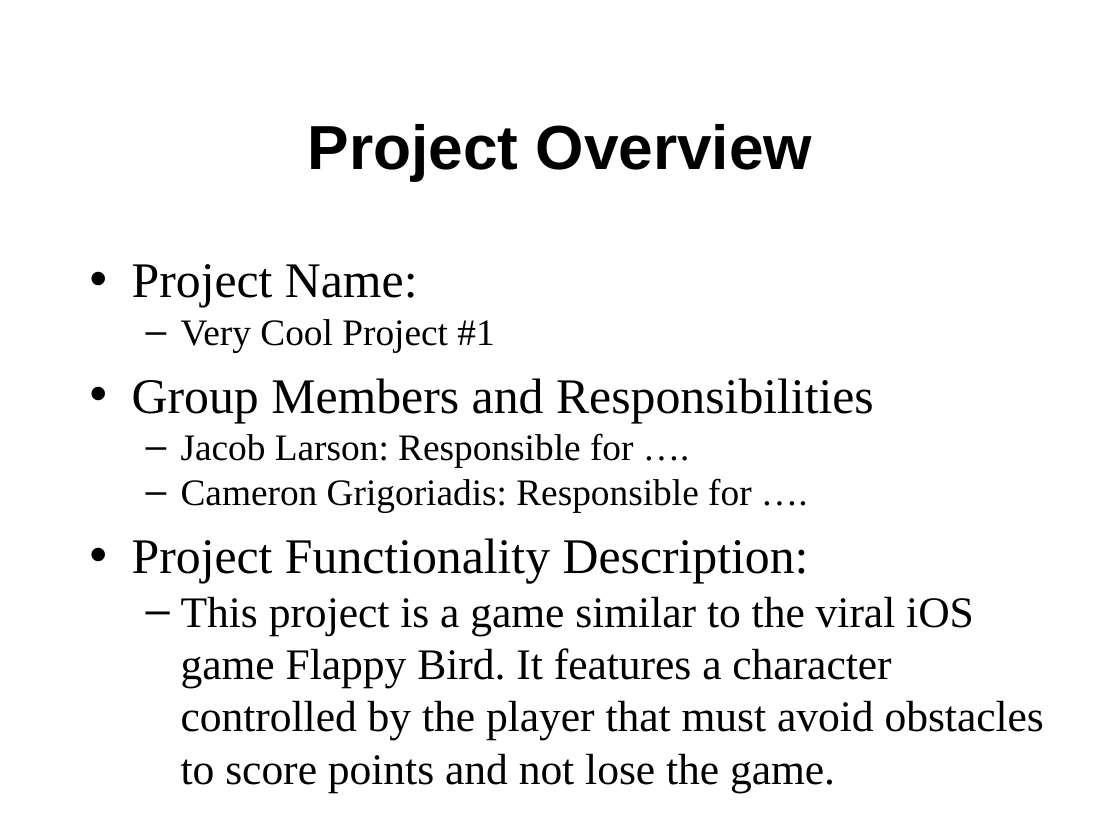
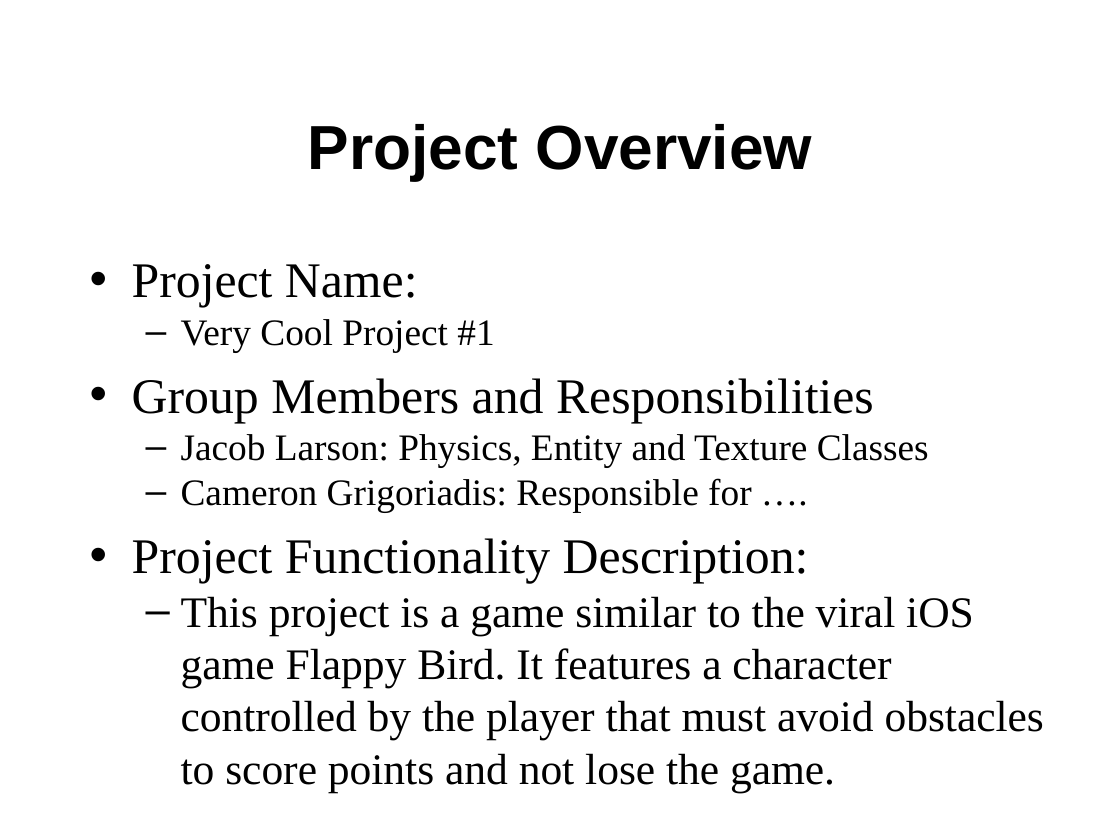
Before and after one commit to Horizonistic/CSCI230-Final-Project, a slide deck: slide 3 of FinalProjectPresentation—Larson+Grigoriadis.pptx. Drawn at 1120x840 pixels with LibreOffice and Linux fonts; fonts in the diff are those of the drawing. Boxes give left, top, right and bottom in pixels: in the first picture for what was removed or moved away, otherwise in the second. Text is boxed around its words. In the diff, an @@ line names an element or a change of style, - is before the commit and + after.

```diff
--- a/FinalProjectPresentation—Larson+Grigoriadis.pptx
+++ b/FinalProjectPresentation—Larson+Grigoriadis.pptx
@@ text at (181, 434, 929, 467): text changed @@
-  – Jacob Larson: Responsible for ….
+  – Jacob Larson: Physics, Entity and Texture Classes
```
Also in this commit, not shown: 2 other slides changed.
